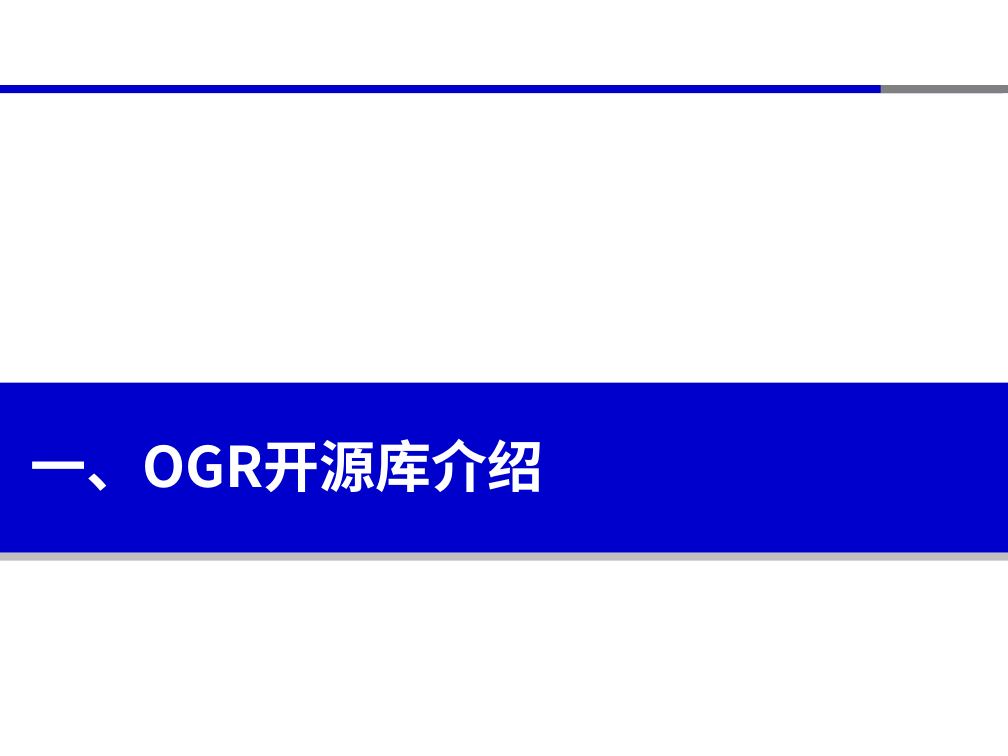
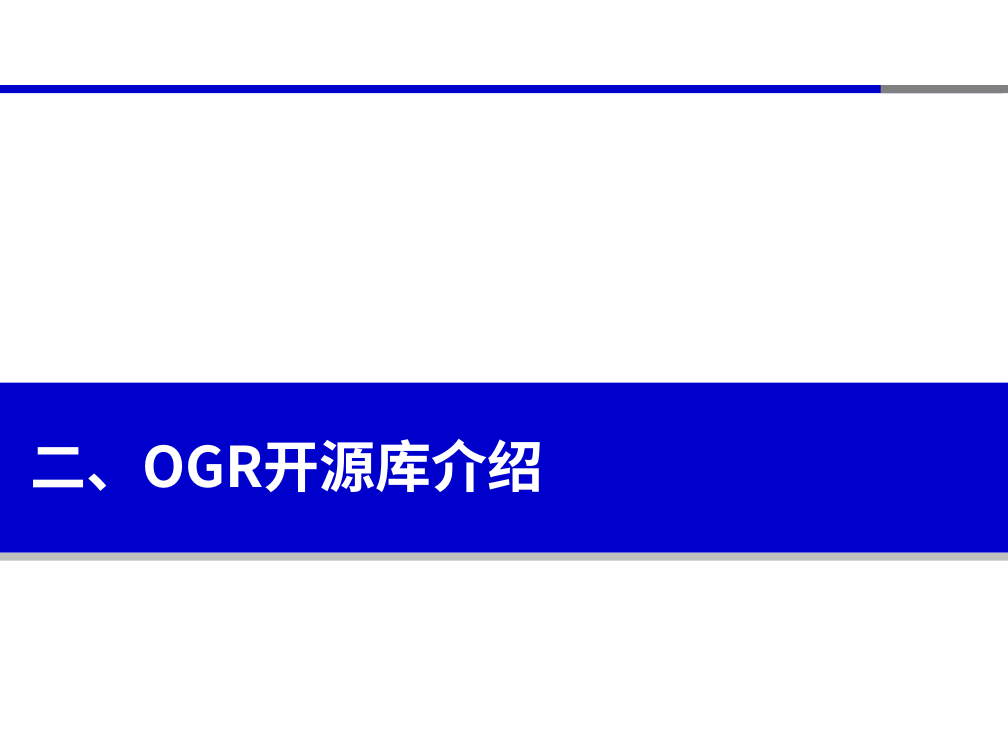
Before and after one commit to xinluo2018/open-source-gis-course, a slide deck: slide 9 of 第4章- OGR开源库及矢量数据处理-8课时/第3章-OGR开源库及矢量数据处理-8学时.pptx (slide 8 before the commit). Drawn at 1008x756 pixels with LibreOffice and Linux fonts; fonts in the diff are those of the drawing. Boxes give left, top, right and bottom in pixels: in the first picture for what was removed or moved away, otherwise in the second. Text is boxed around its words. In the diff, an @@ line names an element or a change of style, - is before the commit and + after.

```diff
--- a/第4章- OGR开源库及矢量数据处理-8课时/第3章-OGR开源库及矢量数据处理-8学时.pptx
+++ b/第4章- OGR开源库及矢量数据处理-8课时/第3章-OGR开源库及矢量数据处理-8学时.pptx
@@ text at box(31, 439, 544, 492): text changed @@
-一、OGR开源库介绍
+二、OGR开源库介绍
```
Also in this commit, not shown: 11 other slides changed, 1 slide added, 15 other files.
